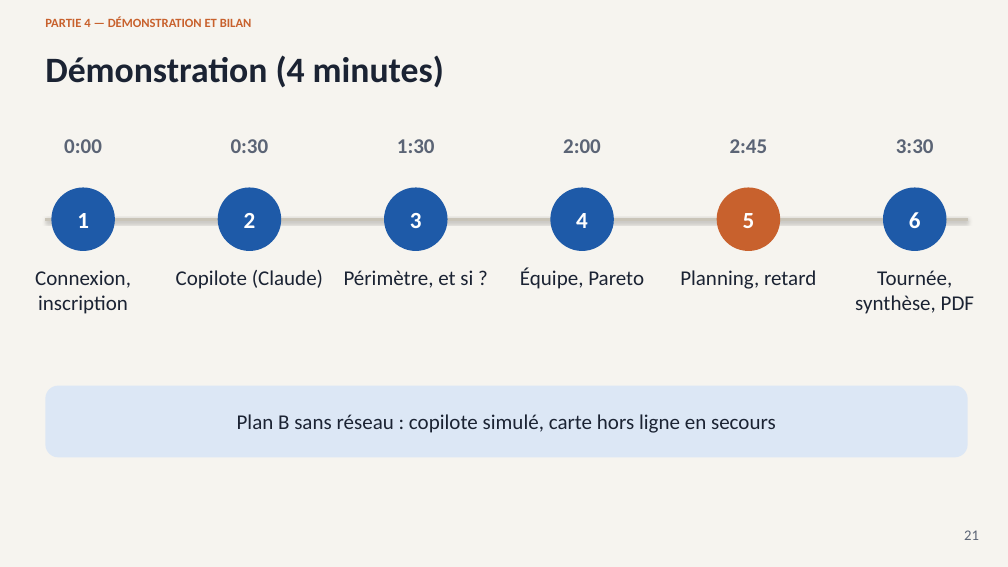
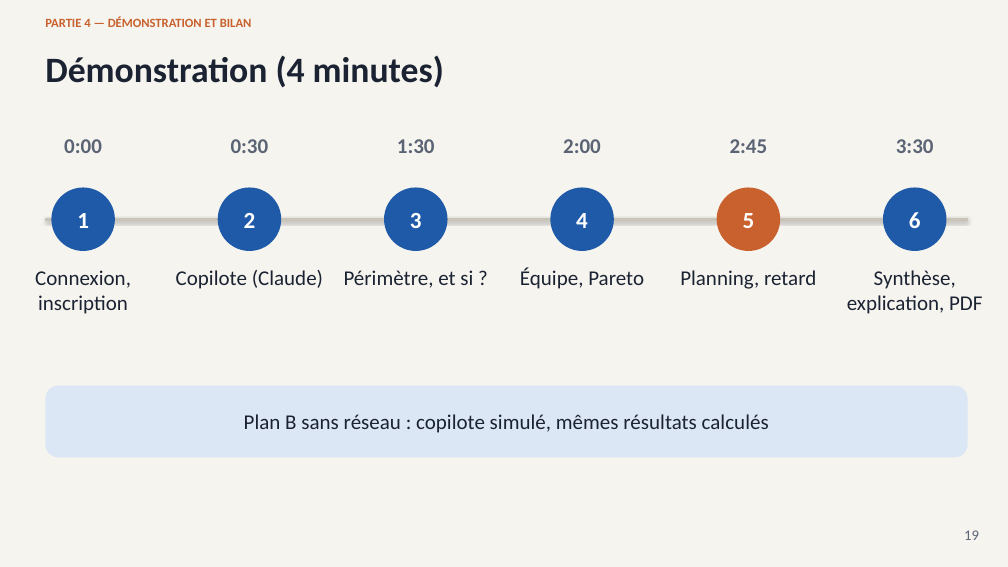
Before and after one commit to andokevin/smartbricks, a slide deck: slide 19 of docs/SmartBricks_presentation.pptx (slide 21 before the commit). Drawn at 1008x567 pixels with LibreOffice and Linux fonts; fonts in the diff are those of the drawing. Boxes give left, top, right and bottom in pixels: in the first picture for what was removed or moved away, otherwise in the second. Text is boxed around its words. In the diff, an @@ line names an element or a change of style, - is before the commit and + after.

```diff
--- a/docs/SmartBricks_presentation.pptx
+++ b/docs/SmartBricks_presentation.pptx
@@ text at (847, 270, 982, 314): text changed @@
-Tournée, synthèse, PDF
+Synthèse, explication, PDF
@@ text in rounded rectangle at (244, 414, 769, 433): text changed @@
-Plan B sans réseau : copilote simulé, carte hors ligne en secours
+Plan B sans réseau : copilote simulé, mêmes résultats calculés
@@ text at (964, 530, 979, 540): text changed @@
-21
+19
```
Also in this commit, not shown: 18 other slides changed, 2 slides removed, 3 other files.
